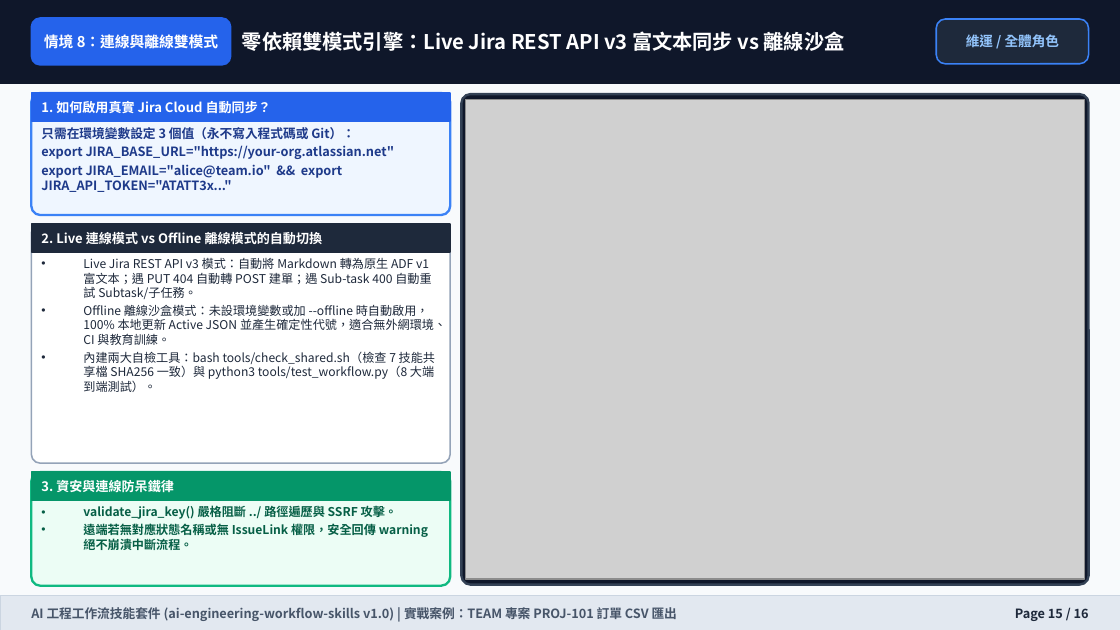
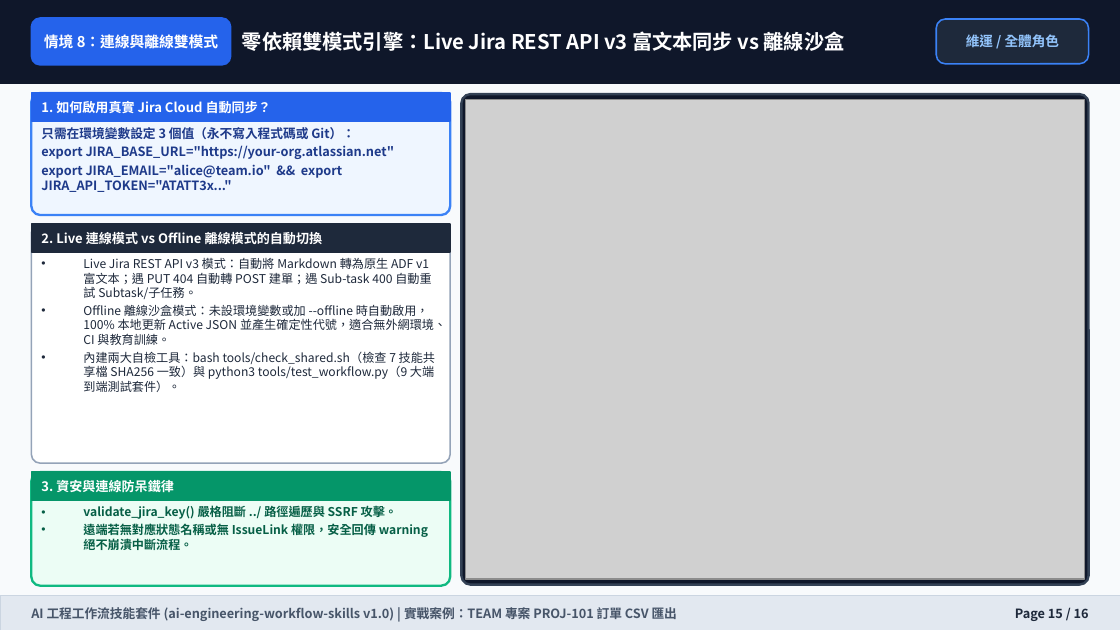
Before and after one commit to wilsonliu123/ai-engineering-workflow-skills, a slide deck: slide 15 of docs/training-manual.pptx. Drawn at 1120x630 pixels with LibreOffice and Linux fonts; fonts in the diff are those of the drawing; grey boxes stand for pictures. Boxes give left, top, right and bottom in pixels: in the first picture for what was removed or moved away, otherwise in the second. Text is boxed around its words. In the diff, an @@ line names an element or a change of style, - is before the commit and + after.

```diff
--- a/docs/training-manual.pptx
+++ b/docs/training-manual.pptx
@@ text at (x1=83, y1=352, x2=435, y2=392): text changed @@
-• 內建兩大自檢工具：bash tools/check_shared.sh（檢查 7 技能共享檔 SHA256 一致）與 python3 tools/test_workflow.py（8 大端到端測試）。
+• 內建兩大自檢工具：bash tools/check_shared.sh（檢查 7 技能共享檔 SHA256 一致）與 python3 tools/test_workflow.py（9 大端到端測試套件）。
```
Also in this commit, not shown: 11 other slides changed, 15 other files.
